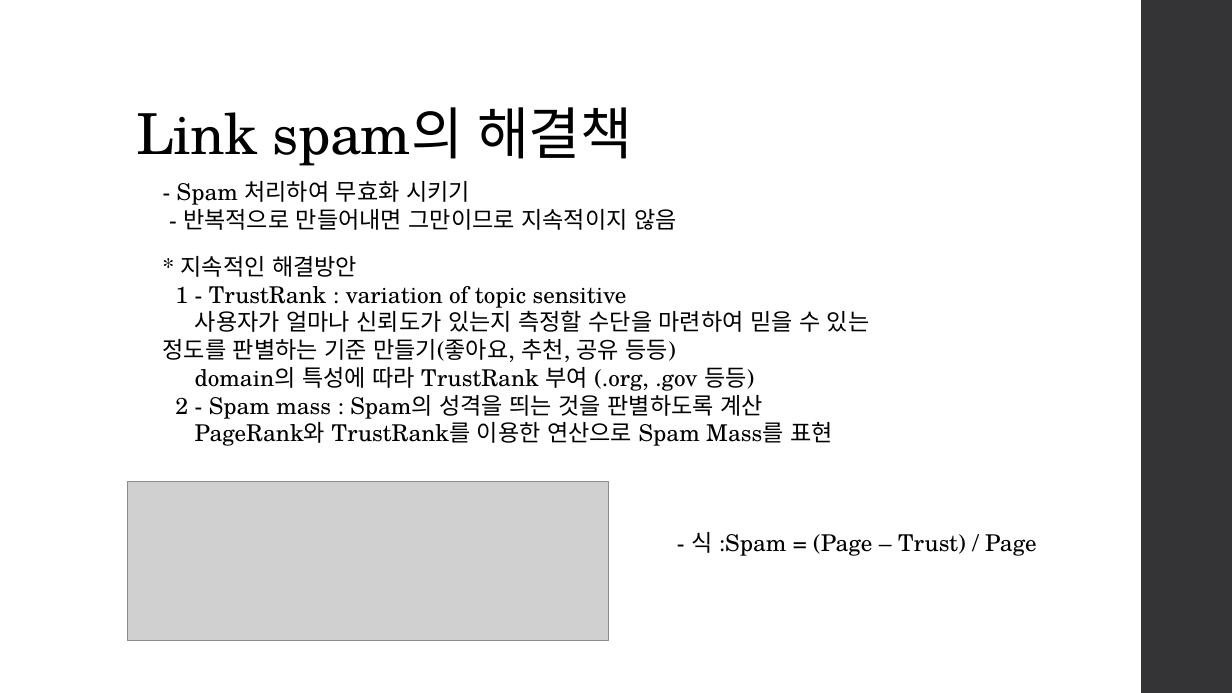
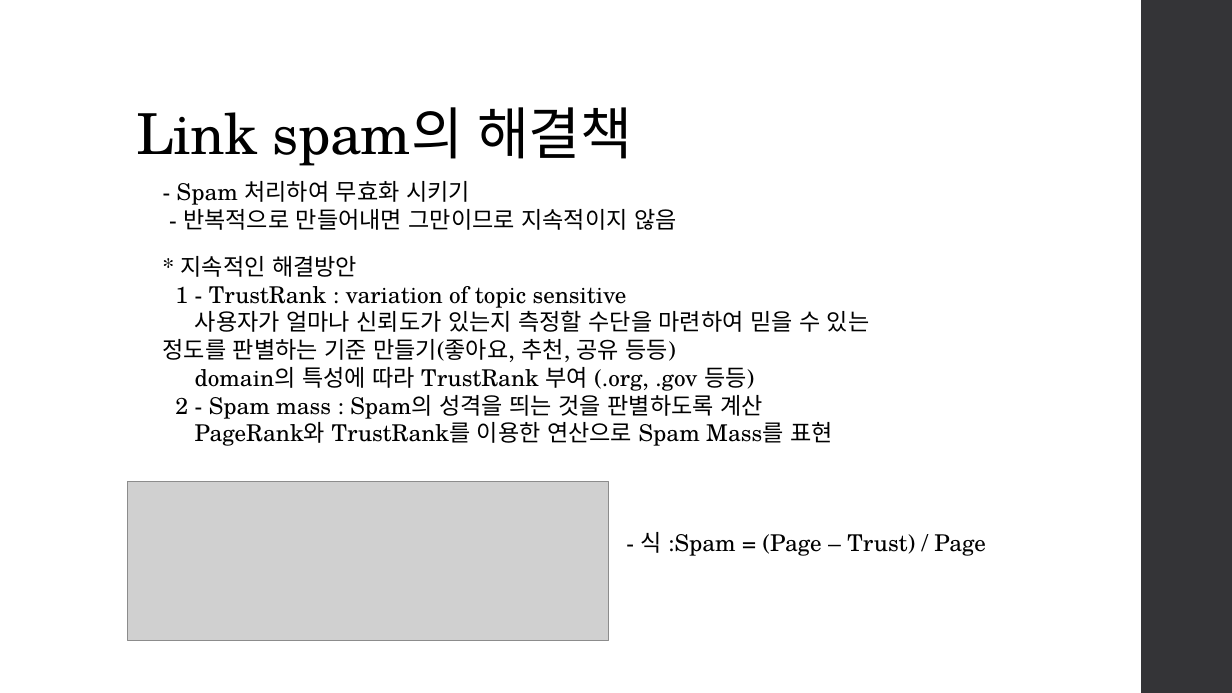
Before and after one commit to team-fairy/JunCheol, a slide deck: slide 16 of Presentation_resource/PageRank.pptm (slide 15 before the commit). Drawn at 1232x693 pixels with LibreOffice and Linux fonts; fonts in the diff are those of the drawing; grey boxes stand for pictures. Boxes give left, top, right and bottom in pixels: in the first picture for what was removed or moved away, otherwise in the second. Text is boxed around its words. In the diff, an @@ line names an element or a change of style, - is before the commit and + after.

```diff
--- a/Presentation_resource/PageRank.pptm
+++ b/Presentation_resource/PageRank.pptm
@@ text "- 식 :Spam = (Page ...": place and size @@
-text "- 식 :Spam = (Page ..." at bbox=[691, 532, 1037, 556]
+text "- 식 :Spam = (Page ..." at bbox=[640, 532, 986, 556]
```
Also in this commit, not shown: 7 other slides changed, 2 slides added.
